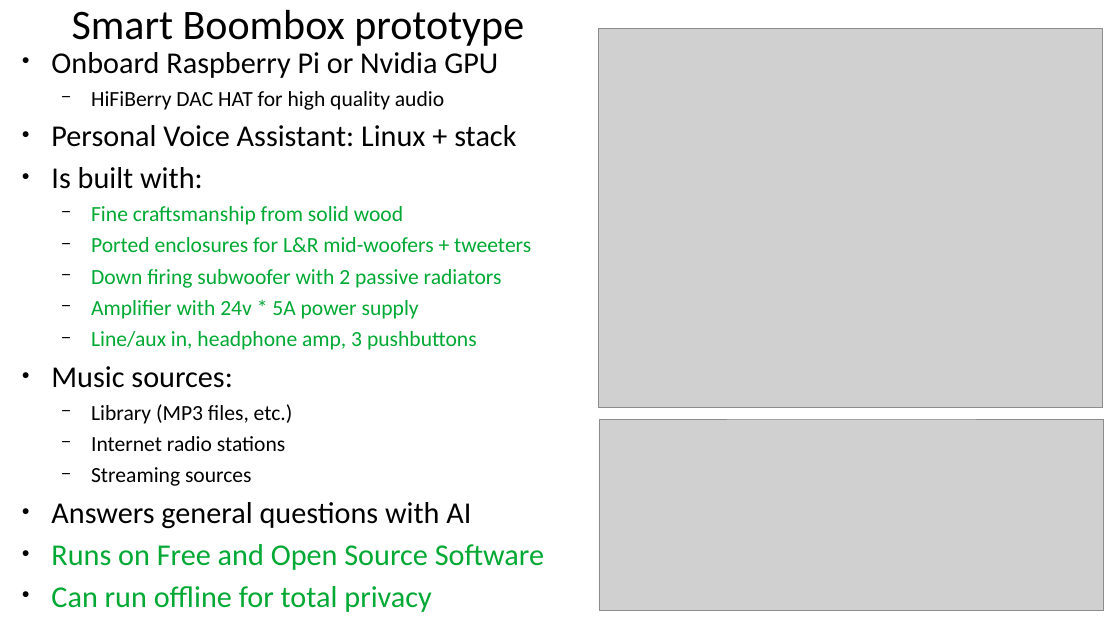
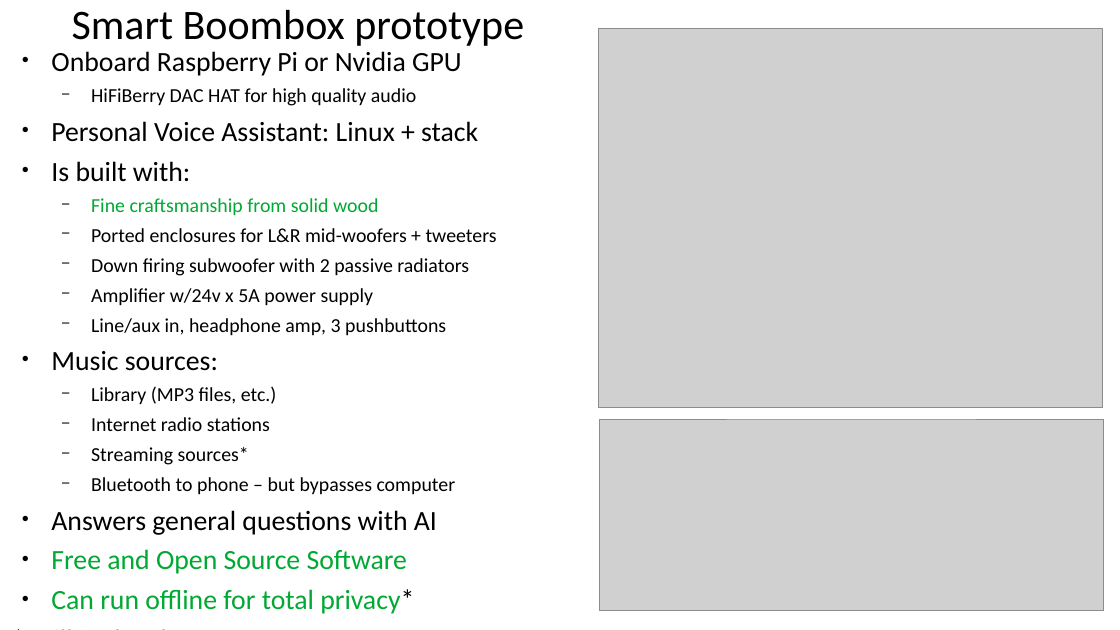
Before and after one commit to mike99mac/minimy-mike99mac, a slide deck: slide 9 of smartboomboxes.odp. Drawn at 1120x630 pixels with LibreOffice and Linux fonts; fonts in the diff are those of the drawing; grey boxes stand for pictures. Boxes give left, top, right and bottom in pixels: in the first picture for what was removed or moved away, otherwise in the second. Text is boxed around its words. In the diff, an @@ line names an element or a change of style, - is before the commit and + after.

```diff
--- a/smartboomboxes.odp
+++ b/smartboomboxes.odp
@@ text at [51,51,497,535]: size 25.9 to 23.8 pt in "Onboard Raspberry Pi or Nvidia GPU", "Personal Voice Assistant: Linux + stack", "Is built with:", "Music sources:" and 1 more places; size 18.5 to 17 pt in "HiFiBerry DAC HAT for high quality audio", "Fine craftsmanship from solid wood", "Ported enclosures for L&R mid-woofers + tweeters", "Down firing subwoofer with 2 passive radiators" and 3 more places; text colour #00A933 to #000000 in "Ported enclosures for L&R mid-woofers + tweeters", "Down firing subwoofer with 2 passive radiators", "Line/aux in, headphone amp, 3 pushbuttons" @@
@@ text at [91,288,374,306]: text changed; size 18.5 to 17 pt; text colour #00A933 to #000000 @@
-  − Amplifier with 24v * 5A power supply
+  − Amplifier w/24v x 5A power supply
@@ text at [91,447,456,495]: text changed; size 18.5 to 17 pt @@
-  − Streaming sources
+  − Streaming sources*
+  − Bluetooth to phone – but bypasses computer
@@ text at [51,549,414,614]: text changed; size 25.9 to 23.8 pt @@
-● Runs on Free and Open Source Software
-● Can run offline for total privacy
+● Free and Open Source Software
+● Can run offline for total privacy*
+* Still in development
```
Also in this commit, not shown: 6 other slides changed, 2 slides added, 1 slide removed.
